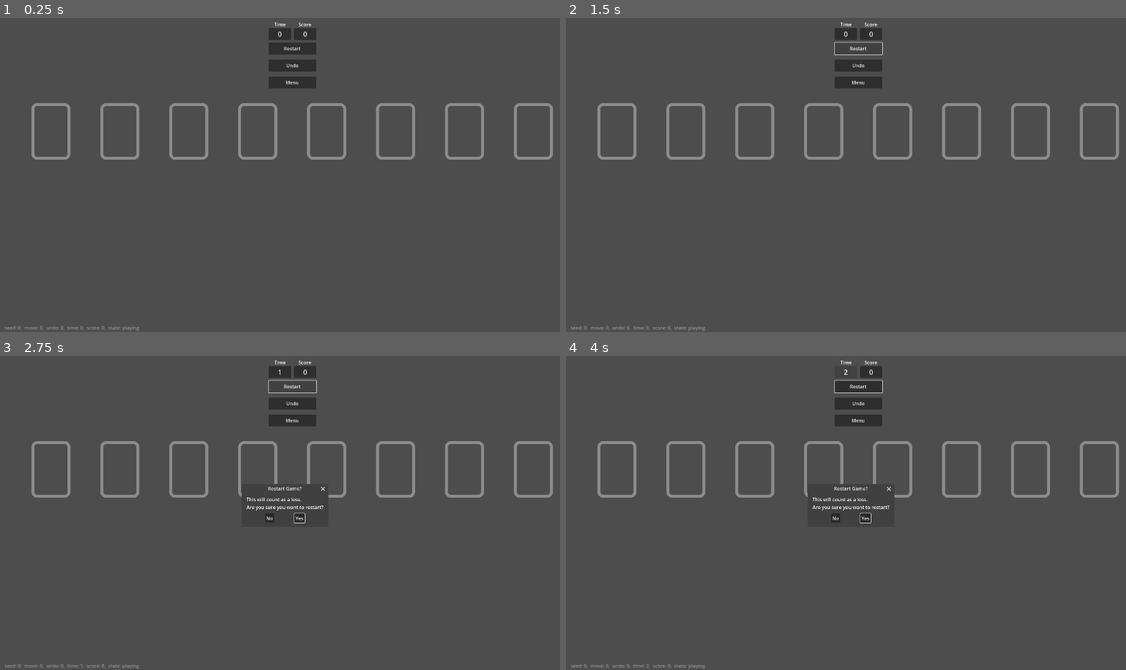
Above: before the commit, frames 1-4 (two rows, left to right).
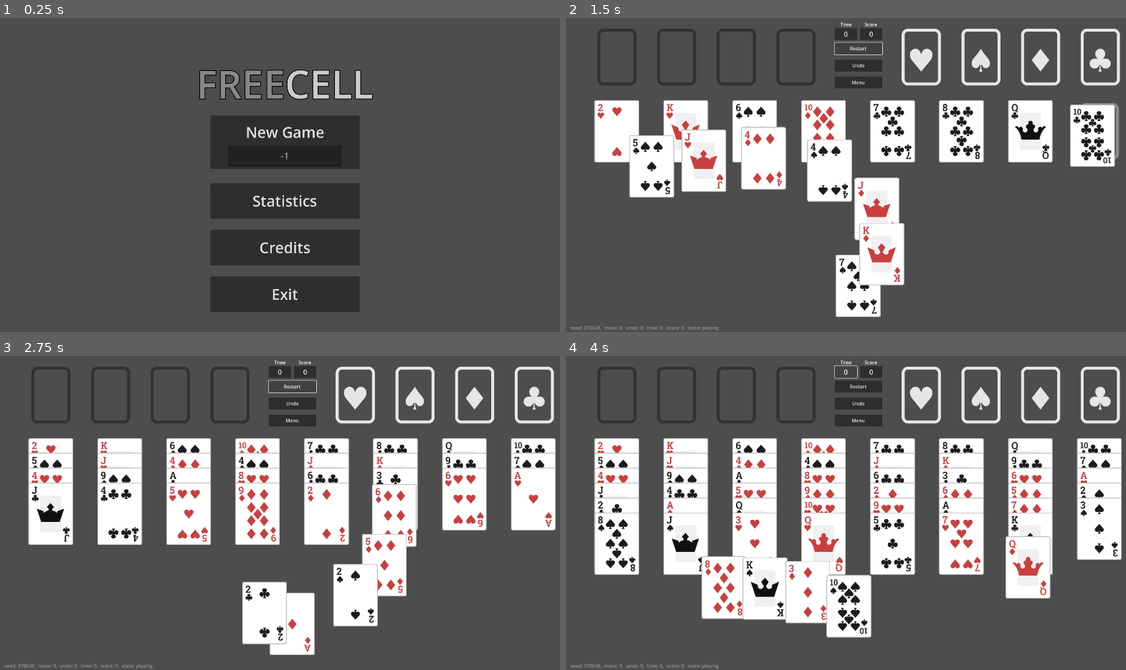
Above: after the commit, the same moments.

Repository: emabrey/card-framework
Game: Godot game, scene res://freecell/scenes/menu/menu.tscn
Same seed, same stepped clock (60 frames per second), same inputs: the game is played once before the commit and once after it. Before the commit the project starts from res://freecell/scenes/main_game/freecell_game.tscn.
Inputs (mouse positions are in pixels of both pictures, inside the frame that each line leads up to):
- Up to frame 1 (0.25 s): no input
- Up to frame 2 (1.5 s): click (851, 143) at 0.5 s, where only the run after the commit has a clickable "New Game"; click "Restart" at 1.25 s
- Up to frame 3 (2.75 s): click "Restart" at 2 s
- Up to frame 4 (4 s): click "Restart" at 2.75 s; click "2" (after the commit: "0") at 3.5 s

The runs differ from the first frame. In frame 1, 18% of the frame differs, in the area x 0-99%, y 1-100%; in frame 2, 24%; in frame 3, 29%; in frame 4, 36%, in the area x 3-100%, y 2-100%.
Error before the commit: Compile Error: (res://addon/card_framework/card.gd:-1)

Commit message:
feat: update main scene path and reorganize autoload resources into addon directory

Diff:
--- a/project.godot
+++ b/project.godot
@@ -11,13 +11,12 @@
 [application]
 
 config/name="Freecell"
-run/main_scene="res://freecell/scenes/main_game/freecell_game.tscn"
+run/main_scene="res://freecell/scenes/menu/menu.tscn"
 config/features=PackedStringArray("4.3", "Forward Plus")
 
 [autoload]
 
-CardFrameworkSignalBus="*res://card_framework/card_framework_signal_bus.gd"
-Util="*res://card_framework/util.gd"
+CardFrameworkSignalBus="*res://addon/card_framework/card_framework_signal_bus.gd"
 RecordManager="*res://freecell/scenes/local_db/record_manager.gd"
 
 [display]
